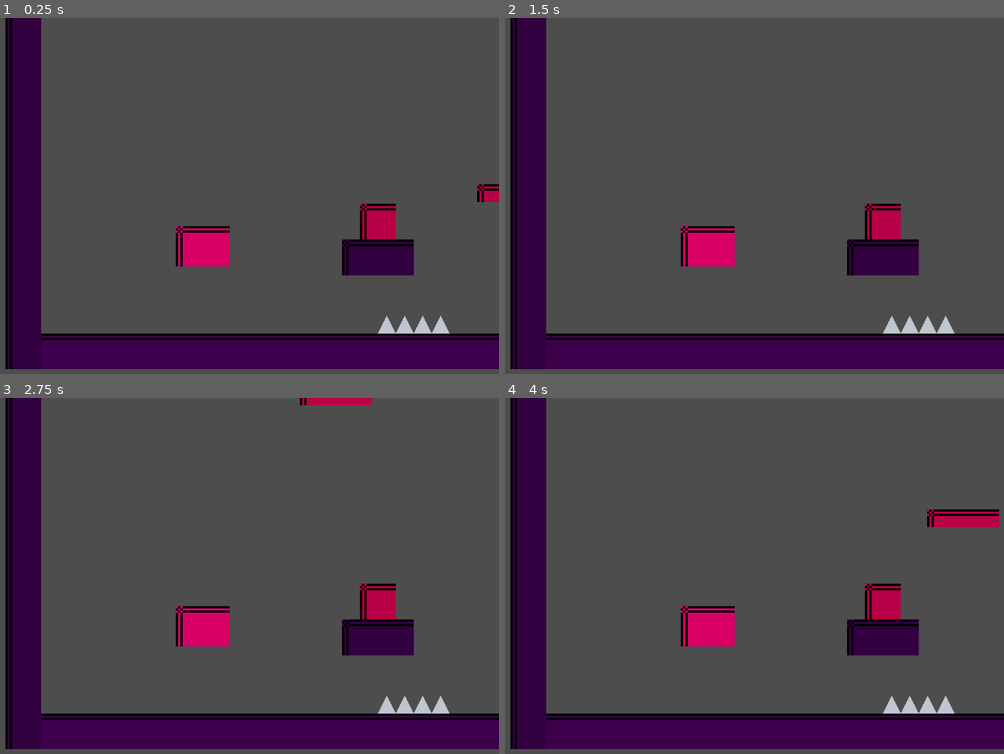
Above: before the commit, frames 1-4 (two rows, left to right).
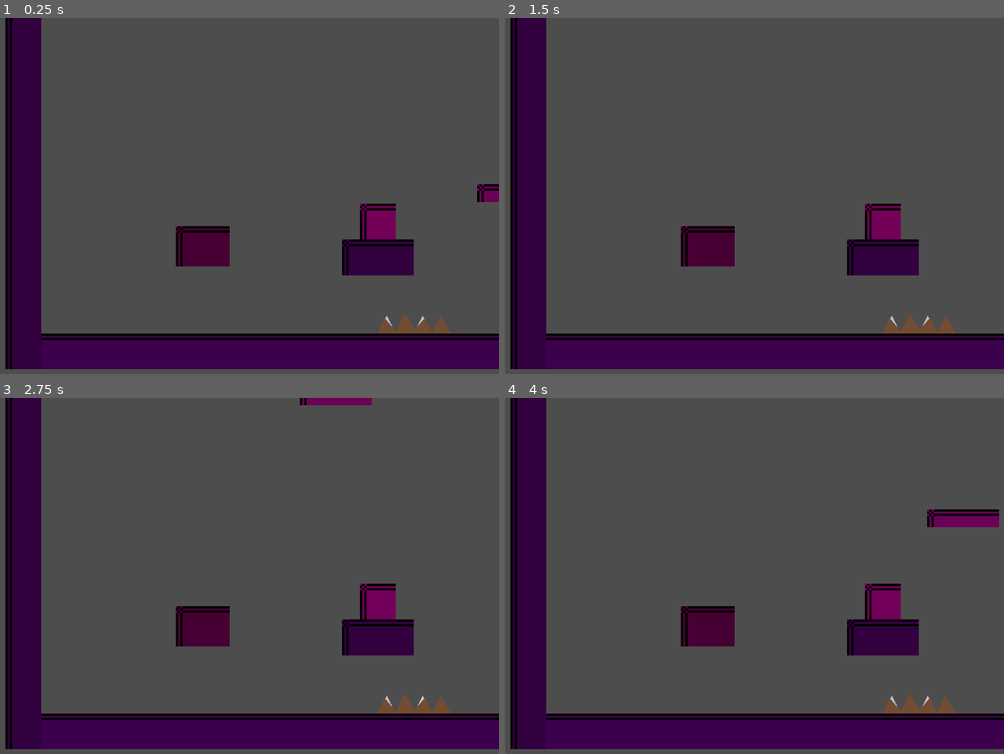
Above: after the commit, the same moments.

Repository: goodbless/first-game-in-godot
Game: Godot game, scene res://scenes/Levels/test_room.tscn
Two runs of this game, one before a commit and one after it. Both use one fixed random seed, a clock stepped at 60 frames per second and the inputs below. This scene is started directly instead of the project's main scene.
Inputs (mouse positions are in pixels of both pictures, inside the frame that each line leads up to):
- Up to frame 1 (0.25 s): no input
- Up to frame 2 (1.5 s): tap Enter at 0.5 s; move the mouse to (824, 181) at 0.52 s; hold Right (move_right) 0.53-1.25 s; tap E (interact) at 0.6 s; click (824, 181) at 0.67 s; tap Space (jump) at 0.77, 1.07, 1.25 s; drag from (549, 217) to (859, 220) at 1.27 s
- Up to frame 3 (2.75 s): move the mouse to (239, 501) at 2.02 s; hold Right (move_right) from 2.03 s (still down); tap E (interact) at 2.1 s
- Up to frame 4 (4 s): release Right (move_right) at 2.75 s; drag from (649, 650) to (909, 600) at 2.77 s; move the mouse to (874, 632) at 3.52 s; hold Left (move_left) from 3.53 s (still down); tap E (interact) at 3.6 s; tap Space (jump) at 3.77 s

The runs differ from the first frame. In frame 1, 2.2% of the frame differs, in the area x 35-100%, y 46-89%; in frame 2, 2.0%; in frame 3, 2.3%; in frame 4, 2.6%, in the area x 35-100%, y 31-89%.

Commit message:
exists_in is reversible and synced: EraVisuals arbitrates scoped visibility, no node freeing

Diff:
--- a/First Game/scenes/objects/spike_trap.tscn
+++ b/First Game/scenes/objects/spike_trap.tscn
@@ -6,8 +6,16 @@
 [sub_resource type="RectangleShape2D" id="TrapShape"]
 size = Vector2(32, 6)
 
+[sub_resource type="SceneReplicationConfig" id="TrapSync"]
+properties/0/path = NodePath(".:exists_in")
+properties/0/spawn = true
+properties/0/replication_mode = 2
+
 [node name="SpikeTrap" type="Area2D" unique_id=806943503]
 script = ExtResource("1_trap")
+
+[node name="Synchronizer" type="MultiplayerSynchronizer" parent="."]
+replication_config = SubResource("TrapSync")
 
 [node name="CollisionShape2D" type="CollisionShape2D" parent="." unique_id=361969618]
 shape = SubResource("TrapShape")
--- a/First Game/scripts/era_visuals.gd
+++ b/First Game/scripts/era_visuals.gd
@@ -5,6 +5,14 @@
 ## each is shown only to its own era (both shown before anyone connects).
 ## Works on ANY parent node type — era skins without inheriting from a
 ## specific body base class.
+##
+## Scope support: if the parent has an "exists_in" property
+## (0 = both eras, 1 = past only, 2 = future only), visuals of the
+## non-existent era are hidden on EVERY peer — single-era objects are
+## invisible to the wrong timeline.
+
+const _SCOPE_PAST_ONLY := 1
+const _SCOPE_FUTURE_ONLY := 2
 
 func _ready() -> void:
 	add_to_group("interactables")
@@ -17,13 +25,19 @@
 		return
 	var past_visual := parent.get_node_or_null("PastVisual")
 	var future_visual := parent.get_node_or_null("FutureVisual")
-	if MultiplayerManager.my_era == MultiplayerManager.Era.FUTURE:
-		if past_visual != null:
-			past_visual.visible = false
-		if future_visual != null:
-			future_visual.visible = true
-	else:
-		if past_visual != null:
-			past_visual.visible = true
-		if future_visual != null:
-			future_visual.visible = false
+	if past_visual != null:
+		past_visual.visible = _visible_in(parent, MultiplayerManager.Era.PAST)
+	if future_visual != null:
+		future_visual.visible = _visible_in(parent, MultiplayerManager.Era.FUTURE)
+
+
+func _visible_in(parent: Node, visual_era: int) -> bool:
+	var existence = parent.get("exists_in")
+	if existence != null:
+		if existence == _SCOPE_PAST_ONLY and visual_era != MultiplayerManager.Era.PAST:
+			return false
+		if existence == _SCOPE_FUTURE_ONLY and visual_era != MultiplayerManager.Era.FUTURE:
+			return false
+	if MultiplayerManager.my_era == MultiplayerManager.Era.NONE:
+		return true
+	return MultiplayerManager.my_era == visual_era
--- a/First Game/scripts/interactables/spike_trap.gd
+++ b/First Game/scripts/interactables/spike_trap.gd
@@ -3,8 +3,9 @@
 ## Spike trap: touching it kills — level fails for BOTH players (killzone
 ## semantics, server-side trigger). Skins differ per era via EraVisuals.
 ##
-## exists_in scopes the trap to one timeline: single-era traps are invisible
-## AND intangible (wrong mask) to the other era's player.
+## exists_in scopes the trap to one timeline (synced, runtime-changeable):
+## single-era traps are invisible AND intangible to the other era's player.
+## Visibility of the scoped-out era is reversible (no node freeing).
 
 enum Existence { BOTH, PAST_ONLY, FUTURE_ONLY }
 
@@ -23,20 +24,13 @@
 	match exists_in:
 		Existence.PAST_ONLY:
 			collision_mask = 2
-			_drop_visual("FutureVisual")
 		Existence.FUTURE_ONLY:
 			collision_mask = 4
-			_drop_visual("PastVisual")
 		_:
 			collision_mask = 6
-
-
-## Remove the other timeline's visual node entirely — EraVisuals then finds
-## nothing to show for that era, so no visibility-fight between the two systems.
-func _drop_visual(node_name: String) -> void:
-	var visual := get_node_or_null(node_name)
-	if visual != null:
-		visual.queue_free()
+	var era_visuals := get_node_or_null("EraVisuals")
+	if era_visuals != null:
+		era_visuals.apply_era_visibility()
 
 
 func _on_body_entered(body) -> void:
